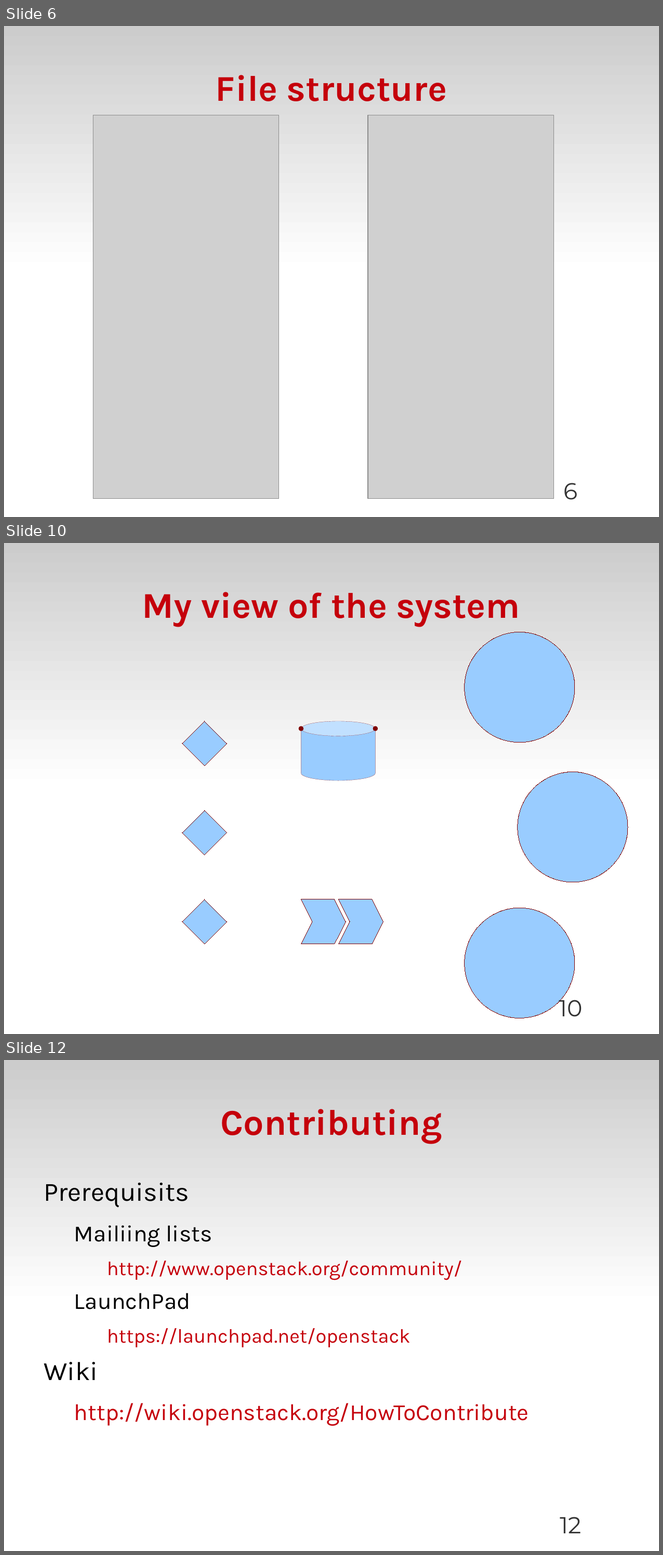
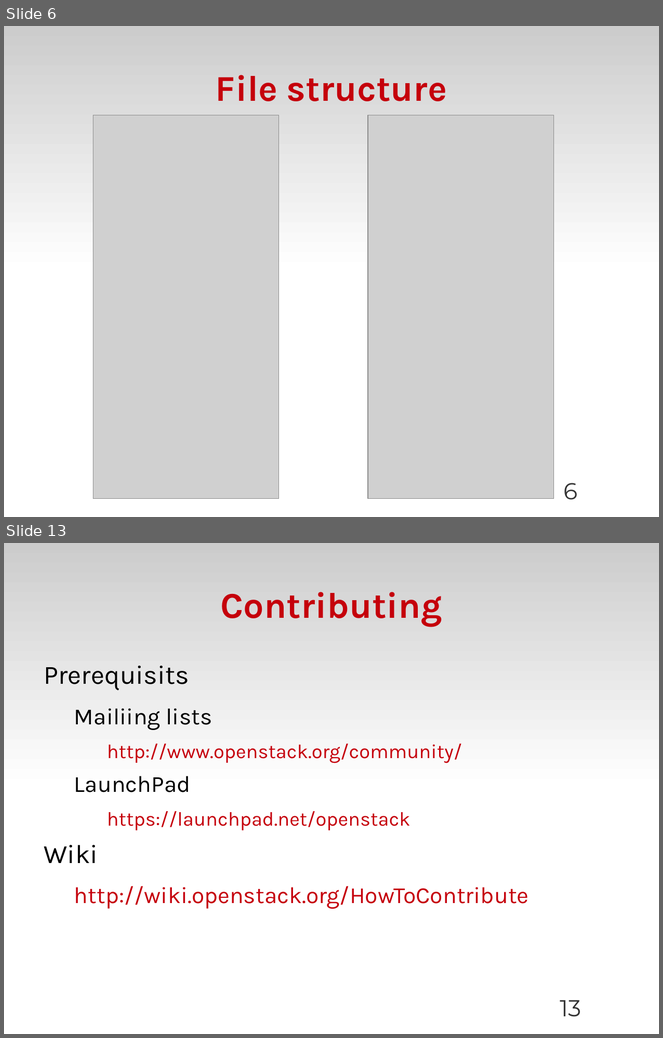
Before and after one commit to zyluo/talk-COSUG-2012, a slide deck: COSUG-2012.odp. Shown one above the other, each under a label of ours: slides 6, 10 and 12 before the commit, slides 6 and 13 after it; the slides between them are not shown. The pictures are 663x1555 and 663x1038 pixels, drawn with LibreOffice and Linux fonts; fonts in the diff are those of the drawing; grey boxes stand for pictures; background and template pictures are left out. Boxes give left, top, right and bottom in pixels: in the first picture for what was removed or moved away, otherwise in the second. Text is boxed around its words. In the diff, an @@ line names an element or a change of style, - is before the commit and + after.

```diff
--- a/COSUG-2012.odp
+++ b/COSUG-2012.odp
@@ slide 10 removed at (x1=4, y1=543, x2=659, y2=1034), background #FFFFFF; not listed: 1 template element that a slide beside it also shows @@
@@ title removed at (x1=142, y1=592, x2=520, y2=626) @@
-My view of the system
@@ ellipse removed at (x1=465, y1=632, x2=575, y2=743) @@
@@ diamond removed at (x1=182, y1=721, x2=227, y2=766) @@
@@ cylinder removed at (x1=301, y1=721, x2=376, y2=781) @@
@@ ellipse removed at (x1=518, y1=772, x2=629, y2=883) @@
@@ diamond removed at (x1=182, y1=811, x2=227, y2=855) @@
@@ diamond removed at (x1=182, y1=900, x2=227, y2=944) @@
@@ freeform shape removed at (x1=301, y1=900, x2=346, y2=944) @@
@@ freeform shape removed at (x1=339, y1=900, x2=383, y2=944) @@
@@ ellipse removed at (x1=465, y1=908, x2=575, y2=1019) @@
@@ page number removed at (x1=559, y1=994, x2=582, y2=1017) @@
-10
@@ what was slide 12 is now slide 13 @@
@@ page number at (x1=560, y1=1001, x2=581, y2=1017): text changed @@
-12
+13
```
Also in this commit, not shown: 6 slides changed, 3 slides added, 1 other slide removed, 1 other file.
